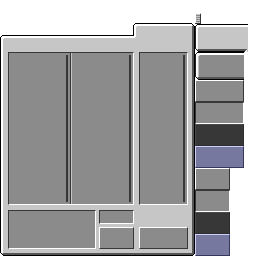
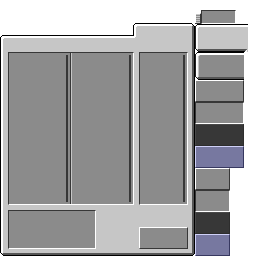
Before/after of a 256x256 layered artwork. What changed in the layer stack:
added layer "Layer 1" above "Layer 2" over 201, 10, 236, 24
added layer "Layer 2" above "Base" over 99, 210, 134, 249
